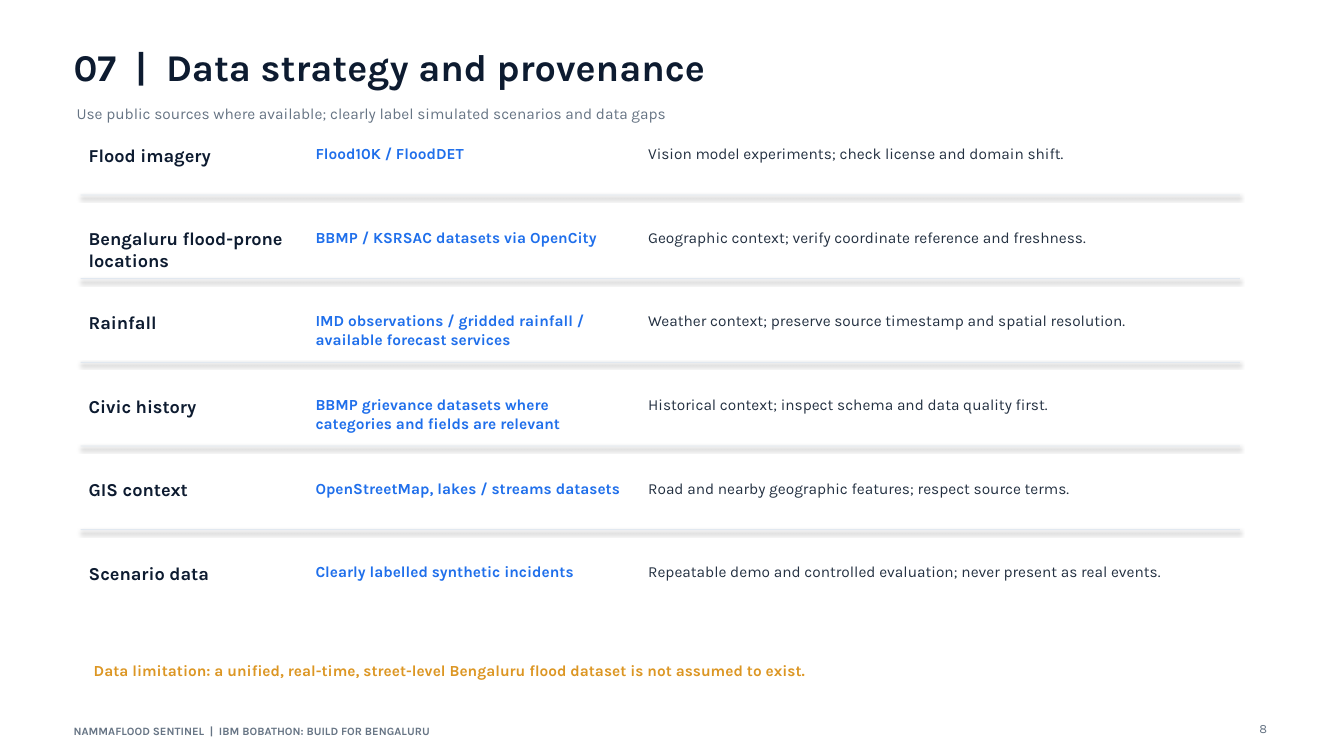
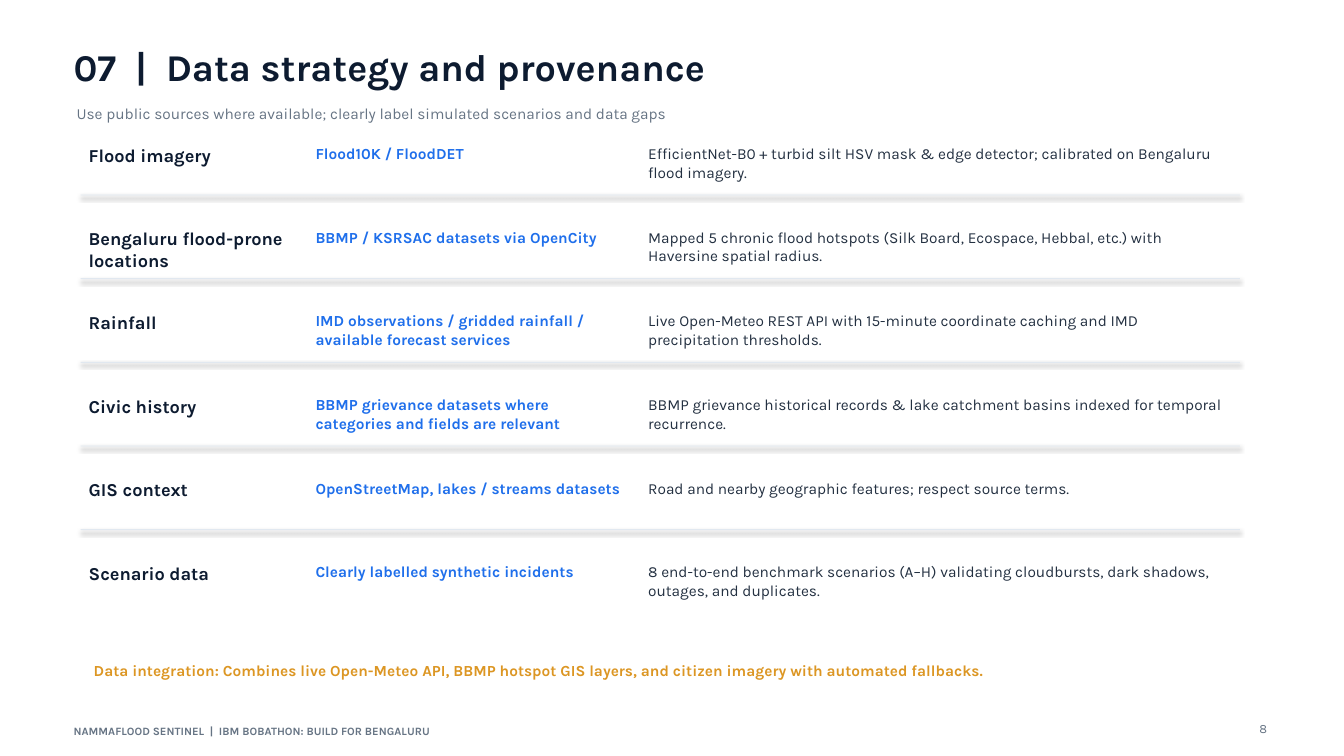
Before and after one commit to vasudev1876961/NammaFlood-Sentinel, a slide deck: slide 8 of artifacts/demo/NammaFlood_Sentinel_IBM_Bobathon_Submission.pptx. Drawn at 1344x756 pixels with LibreOffice and Linux fonts; fonts in the diff are those of the drawing. Boxes give left, top, right and bottom in pixels: in the first picture for what was removed or moved away, otherwise in the second. Text is boxed around its words. In the diff, an @@ line names an element or a change of style, - is before the commit and + after.

```diff
--- a/artifacts/demo/NammaFlood_Sentinel_IBM_Bobathon_Submission.pptx
+++ b/artifacts/demo/NammaFlood_Sentinel_IBM_Bobathon_Submission.pptx
@@ text at bbox=[648, 148, 1211, 182]: text changed @@
-Vision model experiments; check license and domain shift.
+EfficientNet-B0 + turbid silt HSV mask & edge detector; calibrated on Bengaluru flood imagery.
@@ text at bbox=[648, 232, 1162, 265]: text changed @@
-Geographic context; verify coordinate reference and freshness.
+Mapped 5 chronic flood hotspots (Silk Board, Ecospace, Hebbal, etc.) with Haversine spatial radius.
@@ text at bbox=[648, 315, 1139, 349]: text changed @@
-Weather context; preserve source timestamp and spatial resolution.
+Live Open-Meteo REST API with 15-minute coordinate caching and IMD precipitation thresholds.
@@ text at bbox=[648, 399, 1221, 429]: text changed @@
-Historical context; inspect schema and data quality first.
+BBMP grievance historical records & lake catchment basins indexed for temporal recurrence.
@@ text at bbox=[648, 566, 1209, 600]: text changed @@
-Repeatable demo and controlled evaluation; never present as real events.
+8 end-to-end benchmark scenarios (A–H) validating cloudbursts, dark shadows, outages, and duplicates.
@@ text at bbox=[94, 665, 982, 680]: text changed @@
-Data limitation: a unified, real-time, street-level Bengaluru flood dataset is not assumed to exist.
+Data integration: Combines live Open-Meteo API, BBMP hotspot GIS layers, and citizen imagery with automated fallbacks.
```
Also in this commit, not shown: 12 other slides changed.
